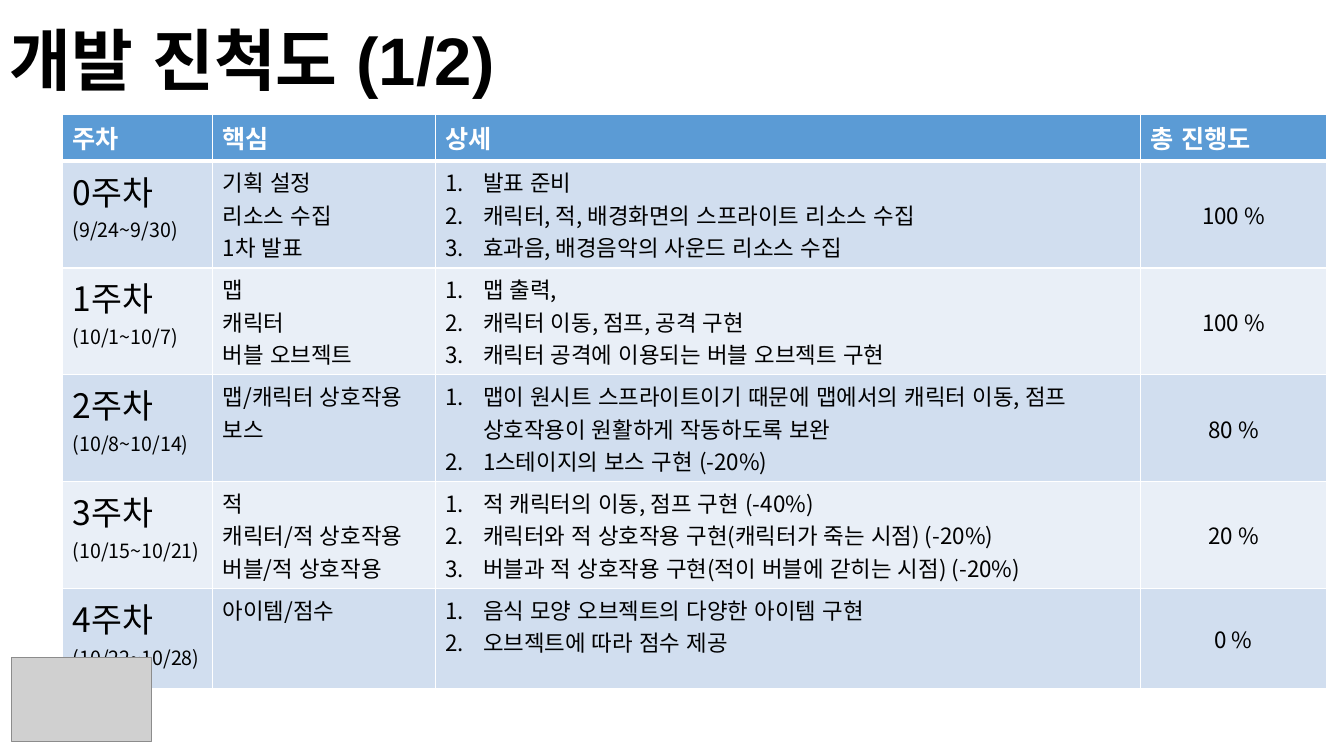
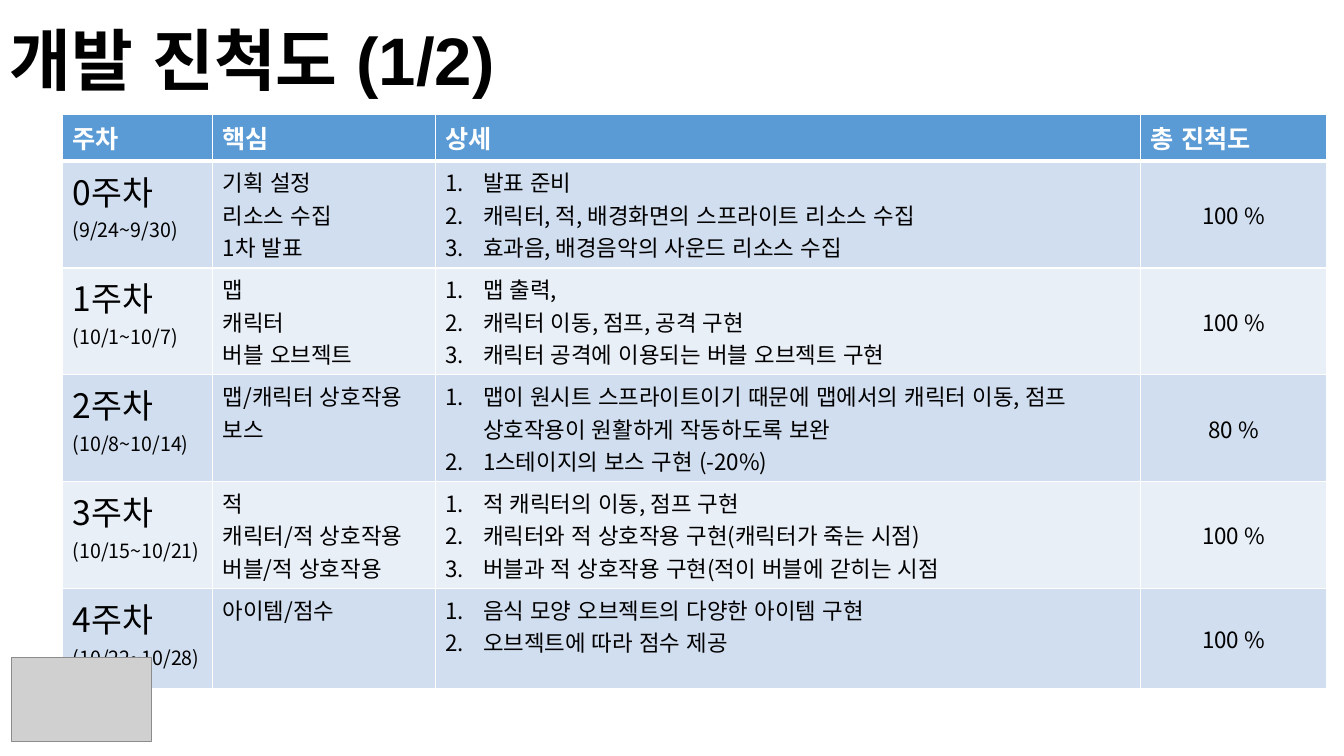
Before and after one commit to HaneulYun/bubble-bobble, a slide deck: slide 3 of proposal/프레젠테이션3.pptx. Drawn at 1344x756 pixels with LibreOffice and Linux fonts; fonts in the diff are those of the drawing; grey boxes stand for pictures; background and template pictures are left out. Boxes give left, top, right and bottom in pixels: in the first picture for what was removed or moved away, otherwise in the second. Text is boxed around its words. In the diff, an @@ line names an element or a change of style, - is before the commit and + after.

```diff
--- a/proposal/프레젠테이션3.pptx
+++ b/proposal/프레젠테이션3.pptx
@@ table at (63, 115, 1327, 675) @@
-row 1, column 4: 총 진행도
+row 1, column 4: 총 진척도
-row 5, column 3: 적 캐릭터의 이동, 점프 구현 (-40%) / 캐릭터와 적 상호작용 구현(캐릭터가 죽는 시점) (-20%) / 버블과 적 상호작용 구현(적이 버블에 갇히는 시점) (-20%)
+row 5, column 3: 적 캐릭터의 이동, 점프 구현 / 캐릭터와 적 상호작용 구현(캐릭터가 죽는 시점) / 버블과 적 상호작용 구현(적이 버블에 갇히는 시점
-row 5, column 4: 20 %
+row 5, column 4: 100 %
-row 6, column 4: 0 %
+row 6, column 4: 100 %
```
Also in this commit, not shown: 5 other slides changed, 2 slides added, 10 other files.
